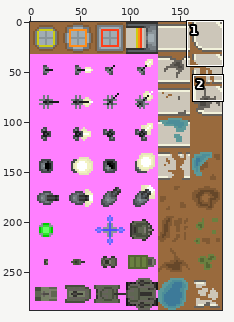
One commit to this sprite sheet: Images/Spritesheet32.png. The picture above shows the old version from afar; the outline marks the close-up.
Close-up. The starting point:
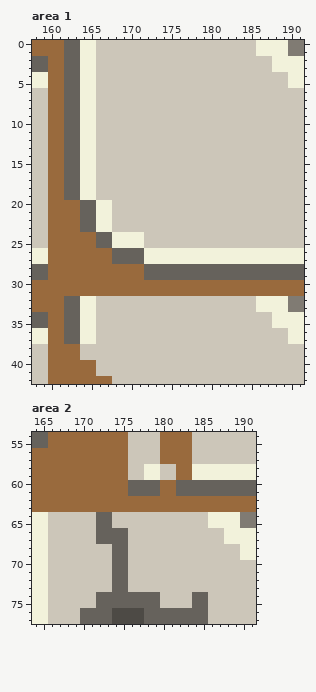
The file is 192x288 pixels. Colours within 5 levels of each other are drawn and written as one. Shown: area 1: x 158..191, y 0..42; area 2: x 164..191, y 54..77.
And afterwards:
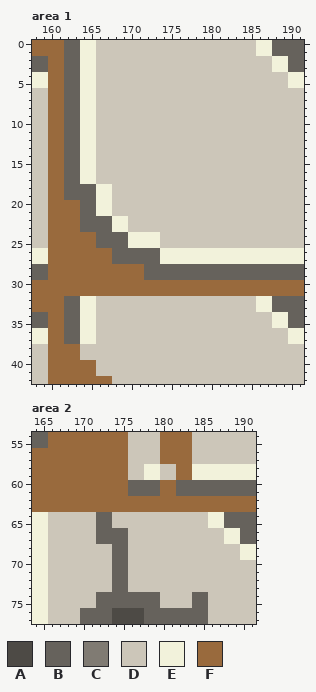
Palette (. is transparent): A #4d4a45  B #66625c  C #807b73  D #ccc6b9  E #f2f2db  F #996a3d
The exact change:
Area 1:
Colour C gives way to colour B in rows 0 to 1 at x 190 to 191; in rows 32 to 33 at x 190 to 191.
Colour E gives way to colour B in rows 0 to 1 at x 188 to 189; in rows 2 to 3 at x 190 to 191; in rows 18 to 19 at x 164 to 165; in rows 22 to 23 at x 166 to 167; in rows 24 to 25 at x 168 to 169; in rows 26 to 27 at x 172 to 173.
Colour E gives way to colour B in rows 32 to 33 at x 188 to 189; in rows 34 to 35 at x 190 to 191.
Colour D gives way to colour E in rows 18 to 19 at x 166 to 167; in rows 22 to 23 at x 168 to 169; in rows 24 to 25 at x 172 to 173.
Area 2:
Colour C gives way to colour B in rows 64 to 65 at x 190 to 191.
Colour E gives way to colour B in rows 64 to 65 at x 188 to 189; in rows 66 to 67 at x 190 to 191.
Pixel boxes of the changes (left, top, right, bottom) in both close-ups:
changed: (272, 40, 304, 72)
changed: (80, 184, 160, 264)
changed: (272, 296, 304, 328)
changed: (224, 512, 256, 544)
